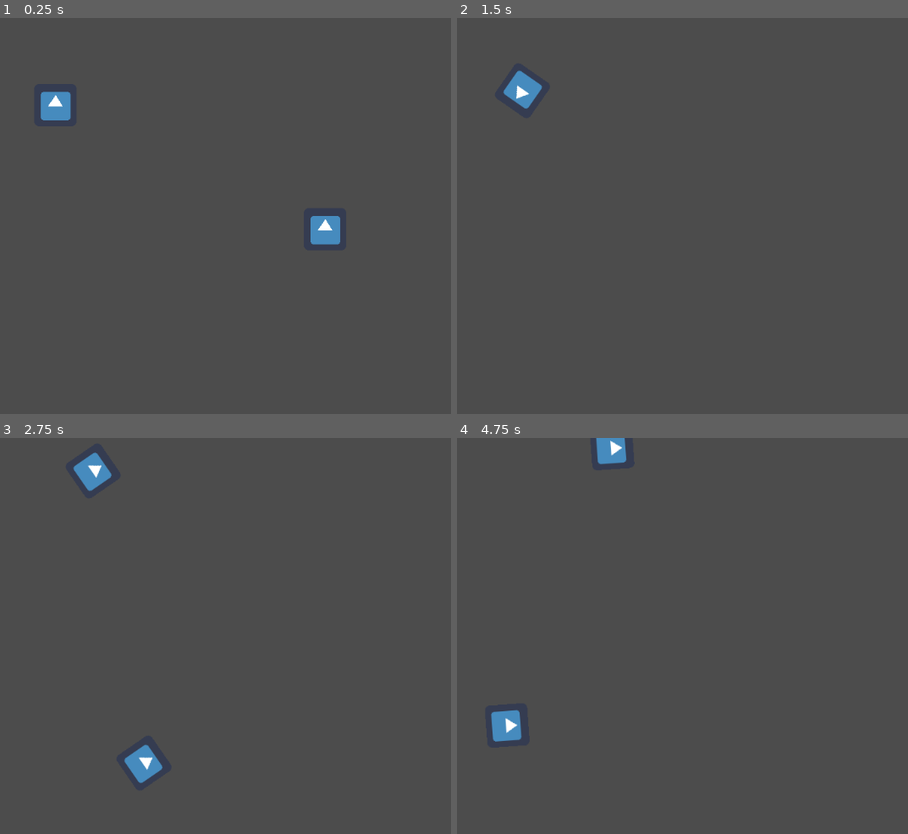
Above: before the commit, frames 1-4 (two rows, left to right).
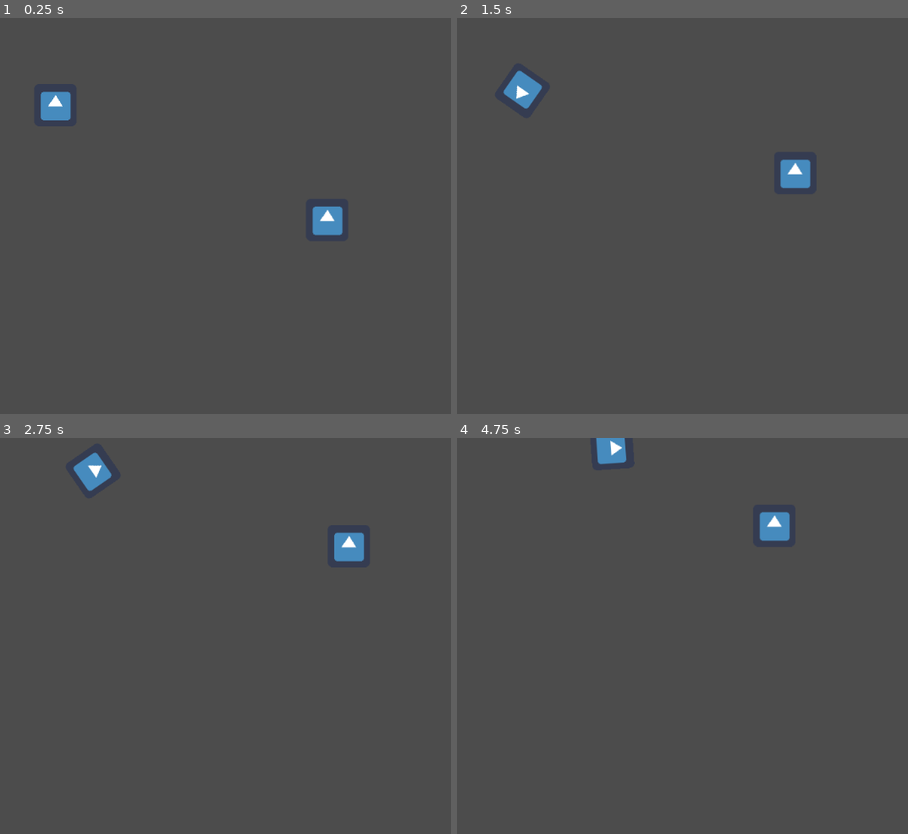
Above: after the commit, the same moments.

Repository: Jimmy-s-Test-Site/20201227_completion_jam
Game: Godot game, scene res://Julian Folder/enemy_paths.tscn
Two runs of this game, one before a commit and one after it. Both use one fixed random seed, a clock stepped at 60 frames per second and the inputs below. The project has no main scene, so this scene is started directly. The engine's default icon, where the game draws it, is replaced by a stand-in: a white triangle on a blue panel in a dark square.
Inputs:
- Up to frame 1 (0.25 s): no input
- Up to frame 2 (1.5 s): hold Right (ui_right) 0.53-1.28 s; tap E (attack) at 0.6 s; tap W (heal) at 0.8, 1.35 s; hold Down (ui_down) from 1.28 s (still down)
- Up to frame 3 (2.75 s): tap E (attack) at 1.55, 2.1 s; release Down (ui_down) at 2.03 s; hold Right (ui_right) from 2.03 s (still down); tap W (heal) at 2.3 s
- Up to frame 4 (4.75 s): release Right (ui_right) at 2.78 s; hold Up (ui_up) 2.78-3.53 s; tap W (heal) at 2.85, 3.8, 4.35 s; tap E (attack) at 3.05, 3.6, 4.55 s; hold Left (ui_left) from 3.53 s (still down)

The runs differ from the first frame. In frame 1, 0.5% of the frame differs, in the area x 68-76%, y 47-58%; in frame 2, 0.5%; in frame 3, 1.0%; in frame 4, 1.0%, in the area x 7-74%, y 18-77%.

Commit message:
finished Normies

Diff:
--- a/Abdullah Folder/Player.gd
+++ b/Abdullah Folder/Player.gd
@@ -1,35 +1,31 @@
 extends KinematicBody2D
 
 signal playerDeath
+signal attack
 signal hit
 signal newHp
 
+var rng = RandomNumberGenerator.new()
 
 export (int) var speed = 8000
 export (int) var rotationSpeed = 5
 var min_max = [5, 15]
 
-
 var dead = false
-
 var attackReady = true
+var receivingAttack = false
 
 export (int) var maxHealth = 10
 var healthRemaining = maxHealth
 var isHealAvailable = true;
 
-
-
-
-var rng = RandomNumberGenerator.new()
-
 var input = {
-	"up" : false,
-	"down" : false,
-	"left" : false,
-	"right" : false,
+	"up"     : false,
+	"down"   : false,
+	"left"   : false,
+	"right"  : false,
 	"attack" : false,
-	"heal" : false
+	"heal"   : false
  }
 
 var motion = Vector2()
@@ -81,7 +77,6 @@
 
 
 func attack():
-
 	if self.input.attack:
 		$AttackRange.disabled = false
 		#emit_signal("hit")
@@ -90,22 +85,32 @@
 
 
 
-
-func damageReceived():
+func receivedDamage():
 	for i in get_slide_count():
 		var collision = get_slide_collision(i)
-		if ["N", "R", "C"].has(collision.collider.name):
-			match collision.collider.name:
-				"N":healthRemaining -= 1
-				"R":healthRemaining -= 1
-				"C":healthRemaining -= 4
-			if healthRemaining < 0:
-				emit_signal("playerDeath")
-				healthRemaining = 0
-				dead = true
-			emit_signal("newHp",healthRemaining)
 
+		if (
+			["N", "R", "C"].has(collision.collider.name) or \
+			["N", "R", "C"].has(collision.collider.get_parent().name)
+		):
+			# self.healthRemaining -= collision.collider.attack
 
+			collision.collider.connect("attack", self, "on_enemy_attack")
+
+			if self.receivingAttack:
+				match collision.collider.name:
+					"N": self.healthRemaining -= 1
+					"R": self.healthRemaining -= 1
+					"C": self.healthRemaining -= 4
+
+				if healthRemaining < 0:
+					emit_signal("playerDeath")
+					healthRemaining = 0
+					dead = true
+				emit_signal("newHp",healthRemaining)
+
+func on_enemy_attack():
+	self.receivingAttack = true
 
 func animationManager():
 	pass
@@ -119,7 +124,7 @@
 	rng.randomize()
 	$Timer.wait_time = 0.0
 	$Timer.start()
-	$AttackTimer.wait_time = 1
+	$AttackTimer.wait_time = 1.0
 	$AttackTimer.start()
 
 
--- a/Abdullah Folder/Player.tscn
+++ b/Abdullah Folder/Player.tscn
@@ -24,15 +24,10 @@
 [node name="Timer" type="Timer" parent="."]
 autostart = true
 
-[node name="AttackRange" type="Area2D" parent="."]
+[node name="AttackTimer" type="Timer" parent="."]
 
-[node name="Attack" type="CollisionShape2D" parent="AttackRange"]
+[node name="AttackRange" type="CollisionShape2D" parent="."]
 position = Vector2( 0, -50 )
 shape = SubResource( 2 )
 disabled = true
-
-[node name="AttackTimer" type="Timer" parent="."]
-autostart = true
 [connection signal="timeout" from="Timer" to="." method="_on_Timer_timeout"]
-[connection signal="body_shape_exited" from="AttackRange" to="." method="_on_AttackRange_body_shape_exited"]
-[connection signal="timeout" from="AttackTimer" to="." method="_on_AttackTimer_timeout"]
--- a/Julian Folder/Enemies/C/C.gd
+++ b/Julian Folder/Enemies/C/C.gd
@@ -1,7 +1,106 @@
 extends KinematicBody2D
 
+signal in_game
+signal attack
+
+export (NodePath) var path2D
+
+export (int)   var health : int = 4
+export (int)   var attack : int = 4
+export (int)   var movement_speed : int = 3500
+export (int)   var path_movement_speed : int = 3500
+
+export (float) var rotation_speed
+export (float) var attack_cooldown_time : float = 1.0
+
+var attacking = false
+
+var screen_center := Vector2.ZERO
+
+var Player : KinematicBody2D
+var player_is_alive := true
+var player_attacked := false
+
+var following_path := true
+var path_points : PoolVector2Array
+var prev_path_index : int = 0
+var curr_path_index : int = 0
+
+func player_exists() -> bool: return self.Player != null
+
 func _ready() -> void:
-	pass
+	if self.path2D:
+		self.path_points = self.get_node(self.path2D).curve.get_baked_points()
+
+	$AttackTimer.start(self.attack_cooldown_time)
 
 func _physics_process(delta : float) -> void:
-	pass
+	self.movement_manager(delta)
+	self.receive_damage()
+	self.attack_manager()
+	self.death_manager()
+
+func movement_manager(delta : float) -> void:
+	if self.should_follow_path(): self.following_path = false
+
+	if self.following_path: self.follow_path(delta)
+	else: self.move(delta)
+
+func should_follow_path() -> bool:
+	var on_last_index := self.prev_path_index != 0 and self.curr_path_index == 0
+	return self.following_path and on_last_index
+
+func follow_path(delta : float) -> void:
+	if not self.path2D: return
+
+	var target = self.path_points[self.curr_path_index]
+
+	if self.position.distance_to(target) < 1:
+		self.prev_path_index = self.curr_path_index
+		self.curr_path_index = wrapi(self.curr_path_index + 1, 0, self.path_points.size())
+		target = self.path_points[self.curr_path_index]
+
+	var movement = self.position.direction_to(target).normalized() * path_movement_speed * delta
+	move_and_slide(movement)
+
+func move(delta : float) -> void:
+	var objective := self.Player.global_position if   \
+		self.player_exists() and self.player_is_alive \
+		else self.screen_center
+
+	# TODO:
+	# make AI only move forwards, and rotate at set speed
+
+	self.rotation = self.global_position.direction_to(objective).angle() + (PI/2)
+
+	var movement_direction = self.global_position.direction_to(objective)
+	var movement = movement_direction * self.movement_speed * delta
+
+	self.move_and_slide(movement)
+
+func receive_damage() -> void:
+	for i in get_slide_count():
+		var collision = get_slide_collision(i)
+
+		if collision.collider.name == "Player":
+			collision.collider.connect("attack", self, "on_Player_attack")
+
+			if self.player_attacked:
+				self.health -= 1
+				if self.health < 0: self.health = 0
+
+func attack_manager() -> void:
+	if self.attacking and $AttackTimer.time_left == 0:
+		self.emit_signal("attack")
+		$AttackTimer.start(self.attack_cooldown_time)
+		self.attacking = false
+
+func death_manager() -> void:
+	if self.health == 0:
+		self.queue_free()
+
+func _on_AttackArea_body_entered(body) -> void:
+	self.attacking = true
+
+func on_Player_attack() -> void:
+	self.player_attacked = true
--- a/Julian Folder/Enemies/N/N.gd
+++ b/Julian Folder/Enemies/N/N.gd
@@ -1,38 +1,106 @@
 extends KinematicBody2D
 
 signal in_game
+signal attack
 
-export (float) var attack_cooldown_time : float
-export (float) var path_movement_speed : float
-export (float) var movement_speed : float
+export (NodePath) var path2D
+
+export (int)   var health : int = 1
+export (int)   var attack : int = 1
+export (int)   var movement_speed : int = 3500
+export (int)   var path_movement_speed : int = 3500
+
+export (float) var rotation_speed
+export (float) var attack_cooldown_time : float = 1.0
+
+var attacking = false
+
+var screen_center := Vector2.ZERO
 
 var Player : KinematicBody2D
+var player_is_alive := true
+var player_attacked := false
 
 var following_path := true
+var path_points : PoolVector2Array
+var prev_path_index : int = 0
+var curr_path_index : int = 0
 
-var movement := Vector2.ZERO
+func player_exists() -> bool: return self.Player != null
+
+func _ready() -> void:
+	if self.path2D:
+		self.path_points = self.get_node(self.path2D).curve.get_baked_points()
+
+	$AttackTimer.start(self.attack_cooldown_time)
 
 func _physics_process(delta : float) -> void:
 	self.movement_manager(delta)
+	self.receive_damage()
 	self.attack_manager()
+	self.death_manager()
 
 func movement_manager(delta : float) -> void:
 	if self.should_follow_path(): self.following_path = false
 
-	if self.following_path:
-		self.follow_path(delta)
-	else:
-		self.move(delta)
+	if self.following_path: self.follow_path(delta)
+	else: self.move(delta)
 
 func should_follow_path() -> bool:
-	var continue_following_path := true
-	return self.following_path and not continue_following_path
+	var on_last_index := self.prev_path_index != 0 and self.curr_path_index == 0
+	return self.following_path and on_last_index
 
 func follow_path(delta : float) -> void:
-	pass
+	if not self.path2D: return
+
+	var target = self.path_points[self.curr_path_index]
+
+	if self.position.distance_to(target) < 1:
+		self.prev_path_index = self.curr_path_index
+		self.curr_path_index = wrapi(self.curr_path_index + 1, 0, self.path_points.size())
+		target = self.path_points[self.curr_path_index]
+
+	var movement = self.position.direction_to(target).normalized() * path_movement_speed * delta
+	move_and_slide(movement)
 
 func move(delta : float) -> void:
-	pass
+	var objective := self.Player.global_position if   \
+		self.player_exists() and self.player_is_alive \
+		else self.screen_center
+
+	# TODO:
+	# make AI only move forwards, and rotate at set speed
+
+	self.rotation = self.global_position.direction_to(objective).angle() + (PI/2)
+
+	var movement_direction = self.global_position.direction_to(objective)
+	var movement = movement_direction * self.movement_speed * delta
+
+	self.move_and_slide(movement)
+
+func receive_damage() -> void:
+	for i in get_slide_count():
+		var collision = get_slide_collision(i)
+
+		if collision.collider.name == "Player":
+			collision.collider.connect("attack", self, "on_Player_attack")
+
+			if self.player_attacked:
+				self.health -= 1
+				if self.health < 0: self.health = 0
 
 func attack_manager() -> void:
-	pass
+	if self.attacking and $AttackTimer.time_left == 0:
+		self.emit_signal("attack")
+		$AttackTimer.start(self.attack_cooldown_time)
+		self.attacking = false
+
+func death_manager() -> void:
+	if self.health == 0:
+		self.queue_free()
+
+func _on_AttackArea_body_entered(body) -> void:
+	self.attacking = true
+
+func on_Player_attack() -> void:
+	self.player_attacked = true
--- a/Julian Folder/Enemies/N/N.tscn
+++ b/Julian Folder/Enemies/N/N.tscn
@@ -1,10 +1,13 @@
-[gd_scene load_steps=4 format=2]
+[gd_scene load_steps=5 format=2]
 
 [ext_resource path="res://icon.png" type="Texture" id=1]
 [ext_resource path="res://Julian Folder/Enemies/N/N.gd" type="Script" id=2]
 
 [sub_resource type="RectangleShape2D" id=1]
 extents = Vector2( 32, 32 )
+
+[sub_resource type="RectangleShape2D" id=2]
+extents = Vector2( 25, 15 )
 
 [node name="N" type="KinematicBody2D"]
 script = ExtResource( 2 )
@@ -16,3 +19,10 @@
 shape = SubResource( 1 )
 
 [node name="AttackTimer" type="Timer" parent="."]
+
+[node name="AttackArea" type="Area2D" parent="."]
+
+[node name="CollisionShape2D" type="CollisionShape2D" parent="AttackArea"]
+position = Vector2( 0, -47 )
+shape = SubResource( 2 )
+[connection signal="body_entered" from="AttackArea" to="." method="_on_AttackArea_body_entered"]
--- a/Julian Folder/Enemies/R/R.gd
+++ b/Julian Folder/Enemies/R/R.gd
@@ -1,7 +1,106 @@
 extends KinematicBody2D
 
+signal in_game
+signal attack
+
+export (NodePath) var path2D
+
+export (int)   var health : int = 2
+export (int)   var attack : int = 1
+export (int)   var movement_speed : int = 3500
+export (int)   var path_movement_speed : int = 3500
+
+export (float) var rotation_speed
+export (float) var attack_cooldown_time : float = 1.0
+
+var attacking = false
+
+var screen_center := Vector2.ZERO
+
+var Player : KinematicBody2D
+var player_is_alive := true
+var player_attacked := false
+
+var following_path := true
+var path_points : PoolVector2Array
+var prev_path_index : int = 0
+var curr_path_index : int = 0
+
+func player_exists() -> bool: return self.Player != null
+
 func _ready() -> void:
-	pass
+	if self.path2D:
+		self.path_points = self.get_node(self.path2D).curve.get_baked_points()
+
+	$AttackTimer.start(self.attack_cooldown_time)
 
 func _physics_process(delta : float) -> void:
-	pass
+	self.movement_manager(delta)
+	self.receive_damage()
+	self.attack_manager()
+	self.death_manager()
+
+func movement_manager(delta : float) -> void:
+	if self.should_follow_path(): self.following_path = false
+
+	if self.following_path: self.follow_path(delta)
+	else: self.move(delta)
+
+func should_follow_path() -> bool:
+	var on_last_index := self.prev_path_index != 0 and self.curr_path_index == 0
+	return self.following_path and on_last_index
+
+func follow_path(delta : float) -> void:
+	if not self.path2D: return
+
+	var target = self.path_points[self.curr_path_index]
+
+	if self.position.distance_to(target) < 1:
+		self.prev_path_index = self.curr_path_index
+		self.curr_path_index = wrapi(self.curr_path_index + 1, 0, self.path_points.size())
+		target = self.path_points[self.curr_path_index]
+
+	var movement = self.position.direction_to(target).normalized() * path_movement_speed * delta
+	move_and_slide(movement)
+
+func move(delta : float) -> void:
+	var objective := self.Player.global_position if   \
+		self.player_exists() and self.player_is_alive \
+		else self.screen_center
+
+	# TODO:
+	# make AI only move forwards, and rotate at set speed
+
+	self.rotation = self.global_position.direction_to(objective).angle() + (PI/2)
+
+	var movement_direction = self.global_position.direction_to(objective)
+	var movement = movement_direction * self.movement_speed * delta
+
+	self.move_and_slide(movement)
+
+func receive_damage() -> void:
+	for i in get_slide_count():
+		var collision = get_slide_collision(i)
+
+		if collision.collider.name == "Player":
+			collision.collider.connect("attack", self, "on_Player_attack")
+
+			if self.player_attacked:
+				self.health -= 1
+				if self.health < 0: self.health = 0
+
+func attack_manager() -> void:
+	if self.attacking and $AttackTimer.time_left == 0:
+		self.emit_signal("attack")
+		$AttackTimer.start(self.attack_cooldown_time)
+		self.attacking = false
+
+func death_manager() -> void:
+	if self.health == 0:
+		self.queue_free()
+
+func _on_AttackArea_body_entered(body) -> void:
+	self.attacking = true
+
+func on_Player_attack() -> void:
+	self.player_attacked = true
--- /dev/null
+++ b/Julian Folder/enemy_paths.gd
@@ -0,0 +1,4 @@
+extends Node2D
+
+func _ready():
+	$N.Player = $Player
--- a/Julian Folder/enemy_paths.tscn
+++ b/Julian Folder/enemy_paths.tscn
@@ -1,14 +1,16 @@
-[gd_scene load_steps=4 format=2]
+[gd_scene load_steps=5 format=2]
 
 [ext_resource path="res://Abdullah Folder/Player.tscn" type="PackedScene" id=1]
 [ext_resource path="res://Julian Folder/Enemies/N/N.tscn" type="PackedScene" id=2]
+[ext_resource path="res://Julian Folder/enemy_paths.gd" type="Script" id=3]
 
 [sub_resource type="Curve2D" id=1]
 _data = {
-"points": PoolVector2Array(  )
+"points": PoolVector2Array( 0, 0, 0, 0, 614, 111, 0, 0, 0, 0, 403, 187, 0, 0, 0, 0, 343, 320, 0, 0, 0, 0, 389, 471 )
 }
 
 [node name="enemy_paths" type="Node2D"]
+script = ExtResource( 3 )
 
 [node name="Path2D" type="Path2D" parent="."]
 curve = SubResource( 1 )
@@ -16,5 +18,6 @@
 [node name="Player" parent="." instance=ExtResource( 1 )]
 position = Vector2( 158, 132 )
 
-[node name="N" parent="Player" instance=ExtResource( 2 )]
-position = Vector2( 408, 188 )
+[node name="N" parent="." instance=ExtResource( 2 )]
+position = Vector2( 566, 320 )
+path2D = NodePath("../Path2D")
